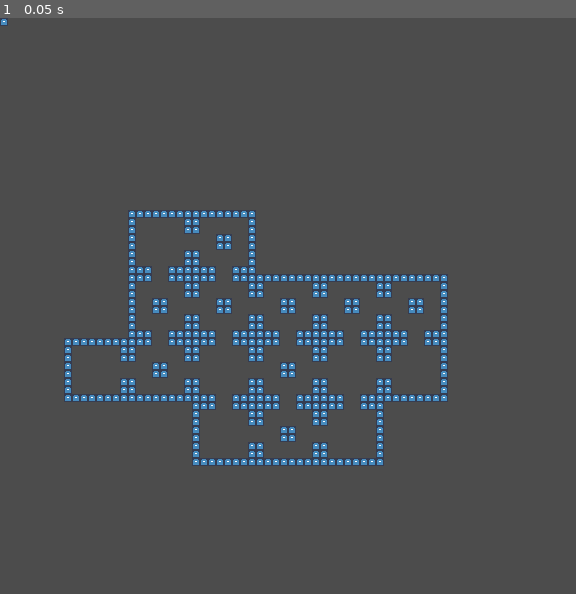
Above: before the commit, frame 1.
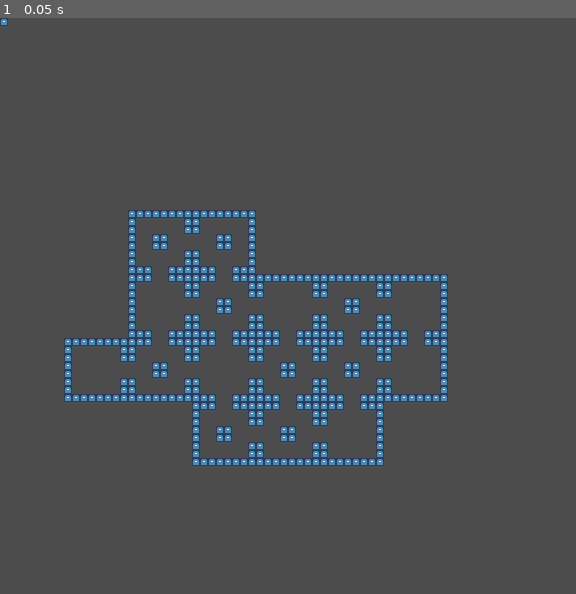
Above: after the commit, the same moment.

Repository: Atroxit/Godot-Room-Generation
Game: Godot game, scene res://Main Scene.tscn
Same seed, same stepped clock (60 frames per second), same inputs: the game is played once before the commit and once after it. The engine's default icon, where the game draws it, is replaced by a stand-in: a white triangle on a blue panel in a dark square.
Inputs:
- Up to frame 1 (0.05 s): no input

The runs differ from the first frame. In frame 1, 0.2% of the frame differs, in the area x 26-74%, y 37-74%.

Commit message:
Final Update before using tile map

Diff:
--- a/RoomGenerator.gd
+++ b/RoomGenerator.gd
@@ -1,10 +1,12 @@
 extends Node2D
 
-var chosenImg
+var wall = load("res://Wall.tscn")
+
 var img1 = preload("res://Rooms/TestRoom.png")
 var img2 = preload("res://Rooms/TestRoom2.png")
 var imgList = [img1, img2]
-#test
+var chosenImg
+
 var SceneRows = 9
 var SceneColumns = 9
 var SceneGridSpacing = 64
@@ -18,6 +20,8 @@
 var RoomAmount = 16
 var RoomList = []
 var RoomsSpawned = []
+
+var startRoomSpawned = false
 
 # Called when the node enters the scene tree for the first time.
 func _ready():
@@ -120,9 +124,13 @@
 		for y in range(RoomColumns):
 			room[x].append(0)
 
-	randomize()
-	var randImg = int(rand_range(0,imgList.size()))
-	chosenImg = imgList[randImg]
+	if not startRoomSpawned:
+		chosenImg = imgList[0]
+		startRoomSpawned = true
+	else:
+		randomize()
+		var randImg = int(rand_range(0,imgList.size()))
+		chosenImg = imgList[randImg]
 
 	#Settings the rooms layout
 	for i in range(RoomRows):
@@ -146,25 +154,25 @@
 	for i in range(RoomRows):
 		for j in range(RoomColumns):
 			if room[i][j] == 1:
-				spawnWall(i, j, roomNum, SceneRoomNumRow, SceneRoomNumColumn)
+				spawnWall(i, j, roomNum, SceneRoomNumRow, SceneRoomNumColumn, wall)
 
 	roomNum = roomNum + 1
 
 func getPixelColour(i :int, j :int) -> int:
 	chosenImg.lock()
 	var x = chosenImg.get_pixel(i, j)
-	if x:
-		return 0
-	else:
-		return 1
+	match x:
+		Color(0,0,0,1): #wall
+			return 1
 
-func spawnWall(Row :int, Column :int, roomNum :int, SceneRoomNumRow :int, SceneRoomNumColumn :int):
+	return 0 #nothing
+
+func spawnWall(Row :int, Column :int, roomNum :int, SceneRoomNumRow :int, SceneRoomNumColumn :int, object :Object):
 	var gridRow = Row * RoomGridSpacing
 	var gridColumn = Column * RoomGridSpacing
 	var roomSceneOffsetRow = SceneRoomNumRow * SceneGridSpacing
 	var roomSceneOffsetColumn = SceneRoomNumColumn * SceneGridSpacing
-	var wall = load("res://Wall.tscn")
-	var iWall = wall.instance()
-	add_child(iWall)
-	#iWall.position = Vector2(gridRow + roomSceneOffsetRow, gridColumn + roomSceneOffsetColumn)
-	iWall.position = Vector2(gridColumn + roomSceneOffsetColumn, gridRow + roomSceneOffsetRow)
+
+	var spawnedObject = object.instance()
+	add_child(spawnedObject)
+	spawnedObject.position = Vector2(gridColumn + roomSceneOffsetColumn, gridRow + roomSceneOffsetRow)
Binary file added: Itch release tileset base 01.png
Not shown, added: Itch release tileset base 01.png.import
